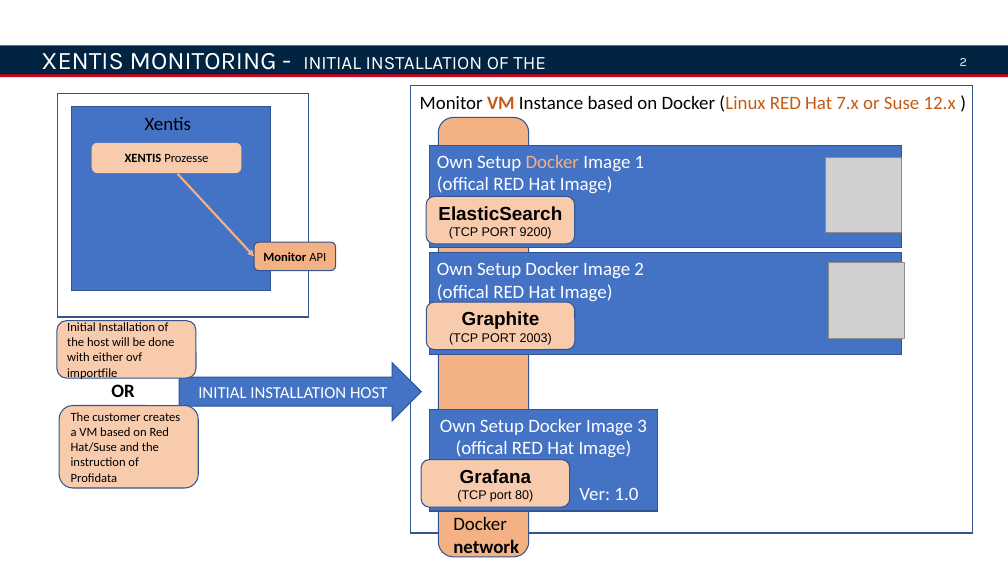
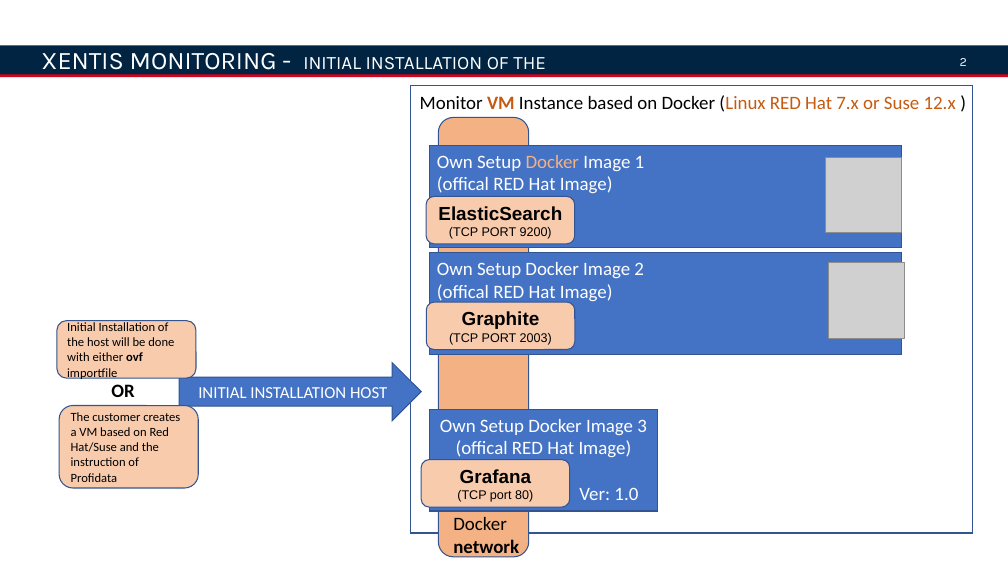
Before and after one commit to gwagner681105/pd_docker, a slide deck: slide 2 of XENTIS-Monitoring.pptx. Drawn at 1008x567 pixels with LibreOffice and Linux fonts; fonts in the diff are those of the drawing; grey boxes stand for pictures; background and template pictures are left out. Boxes give left, top, right and bottom in pixels: in the first picture for what was removed or moved away, otherwise in the second. Text is boxed around its words. In the diff, an @@ line names an element or a change of style, - is before the commit and + after.

Commit message:
Update PPT File

```diff
--- a/XENTIS-Monitoring.pptx
+++ b/XENTIS-Monitoring.pptx
@@ rectangle removed at [57,94,309,318] @@
@@ rectangle removed at [72,107,271,290] @@
@@ text removed at [145,117,191,130] @@
-Xentis
@@ rounded rectangle removed at [92,144,240,173] @@
-XENTIS Prozesse
@@ arrow removed from (178, 174) to (254, 256) @@
@@ rounded rectangle removed at [254,242,336,271] @@
-Monitor API
@@ rounded rectangle "Initial Installation of the host ..." at [57,321,196,378]: bold on in "ovf" @@
```
Also in this commit, not shown: 2 other slides changed, 2 slides added, 2 slides removed.
